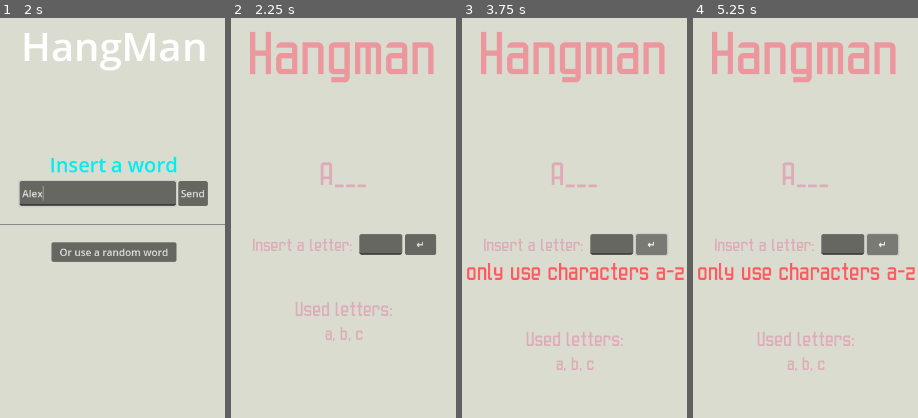
Above: before the commit, frames 1-4 (left to right).
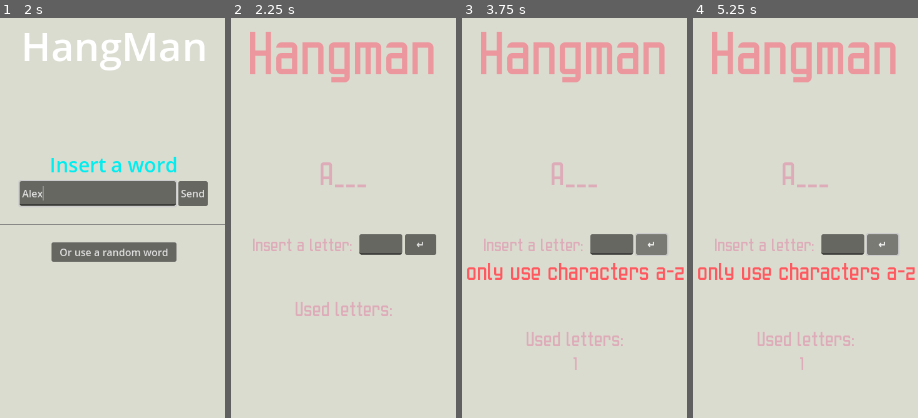
Above: after the commit, the same moments.

Repository: Rob-Pil8/web-minigames
Game: Godot game, scene res://scenes/main_menu.tscn
The game is run twice, just before and just after one commit, with the same random seed, the same clock (stepped at 60 frames per second) and the same inputs.
Inputs (mouse positions are % of the whole screen's width and height, from its top left):
- Up to frame 1 (2 s): click "Hangman" at 0.5 s; click (46, 22) at 1.27 s; type "Alex" at 1.35 s
- Up to frame 2 (2.25 s): click "Send" at 2 s
- Up to frame 3 (3.75 s): click (58, 28) at 2.77 s; type "12" at 2.85 s; click "↵" at 3.5 s
- Up to frame 4 (5.25 s): click "↵" at 4.25 s; click "↵" at 5 s
The pictures show only the part of the screen within x 25-75%, y 0-50%; the shares and areas given below are measured in that part.

Frame 1 is identical in both runs. In frame 2, 0.1% of the frame differs, in the area x 42-59%, y 77-81%; in frame 3, 0.1%; in frame 4, 0.2%, in the area x 42-59%, y 84-89%.

Commit message:
Progress on hangman
Now you can play hangman, but you can neither win or loose

Diff:
--- a/scenes/minigames/hangman.tscn
+++ b/scenes/minigames/hangman.tscn
@@ -1,10 +1,11 @@
-[gd_scene load_steps=14 format=3 uid="uid://b0y4nekco7kd1"]
+[gd_scene load_steps=15 format=3 uid="uid://b0y4nekco7kd1"]
 
 [ext_resource type="Script" uid="uid://dh6egeeor2n1s" path="res://scripts/hangman.gd" id="1_a6wn6"]
 [ext_resource type="LabelSettings" uid="uid://crarj3dqnicyy" path="res://resources/label_settings/text_input.tres" id="1_tbbyo"]
 [ext_resource type="FontFile" uid="uid://bq4eokmpkb5xx" path="res://assets/fonts/unitblock-font/Unitblock-JpJma.ttf" id="3_gq27u"]
 [ext_resource type="LabelSettings" uid="uid://invrqvhvsn82" path="res://resources/label_settings/show_word.tres" id="4_1ume1"]
 [ext_resource type="Script" uid="uid://be7kfirfejaud" path="res://scenes/minigames/used_letters.gd" id="5_ji86a"]
+[ext_resource type="Script" uid="uid://d0so4v8xk0dwi" path="res://scenes/minigames/word_holder.gd" id="6_r4uit"]
 
 [sub_resource type="LabelSettings" id="LabelSettings_ihj4x"]
 font_size = 64
@@ -213,6 +214,9 @@
 [node name="UsedLetters" type="Node" parent="GameLogic"]
 script = ExtResource("5_ji86a")
 
+[node name="WordHolder" type="Node" parent="GameLogic"]
+script = ExtResource("6_r4uit")
+
 [connection signal="button_down" from="UI/VBoxContainer/HBoxContainer/SendButton" to="." method="_on_send_button_button_down"]
 [connection signal="button_down" from="UI/VBoxContainer/RandomWordButton" to="." method="_on_random_word_button_button_down"]
 [connection signal="pressed" from="GameUI/VBoxContainer/LetterInput/SendLetterButton" to="." method="_on_send_letter_button_pressed"]
--- a/scenes/minigames/used_letters.gd
+++ b/scenes/minigames/used_letters.gd
@@ -1,8 +1,11 @@
 extends Node
 
 @onready var used_letters: Dictionary
+@onready var used_letters_display = $"../../GameUI/VBoxContainer/UsedLetters"
 
 func _ready() -> void:
+
+	used_letters_display.text = " "
 
 	var A_in_ascii: int = 65
 	var Z_in_ascii: int = 90
@@ -22,4 +25,7 @@
 
 		used_letters[letter] = true
 
+	if not already_used:
+		used_letters_display.text += letter + " "
+
 	return already_used
--- /dev/null
+++ b/scenes/minigames/word_holder.gd
@@ -0,0 +1,3 @@
+extends Node
+
+@onready var word
--- a/scripts/hangman.gd
+++ b/scripts/hangman.gd
@@ -1,5 +1,11 @@
 extends Node2D
 
+@onready var errors: int = 0
+@onready var max_errors: int = 0
+@onready var word_holder = $GameLogic/WordHolder
+
+signal lost
+signal won
 
 func _ready() -> void:
 	$UI.show()
@@ -72,13 +78,16 @@
 		word[i] = word[i].to_upper()
 
 	word_display_node.text = word_displayed
+	word_holder.word = word
 
 
 func _on_send_letter_button_pressed() -> void:
 	var input_field = $GameUI/VBoxContainer/LetterInput/InsertLetterField
 	var input_error_label = $GameUI/VBoxContainer/InputErrorLabel
 	var used_letters = $GameLogic/UsedLetters
+	var word_display_node = $GameUI/VBoxContainer/WordDisplay
 	var inserted_character: String = input_field.text
+	var already_used: bool
 
 	input_error_label.hide()
 	input_field.text = ""
@@ -86,7 +95,20 @@
 		input_error_label.show()
 
 	#check if the letter has already been used
-	used_letters.letter_already_used(inserted_character)
+	already_used = used_letters.letter_already_used(inserted_character)
+
+	if already_used:
+		errors += 1
+		#TODO Tell the letter has already been used
+	else:
+		for i in range(len(word_holder.word)):
+			if word_holder.word[i].to_upper() == inserted_character.to_upper():
+				word_display_node.text[i] = inserted_character.to_upper()
+
+
+	if errors > max_errors:
+		lost.emit()
+
 
 	#TODO implement error counter
 	#TODO implement word_display update
Not shown, added: scenes/minigames/word_holder.gd.uid
